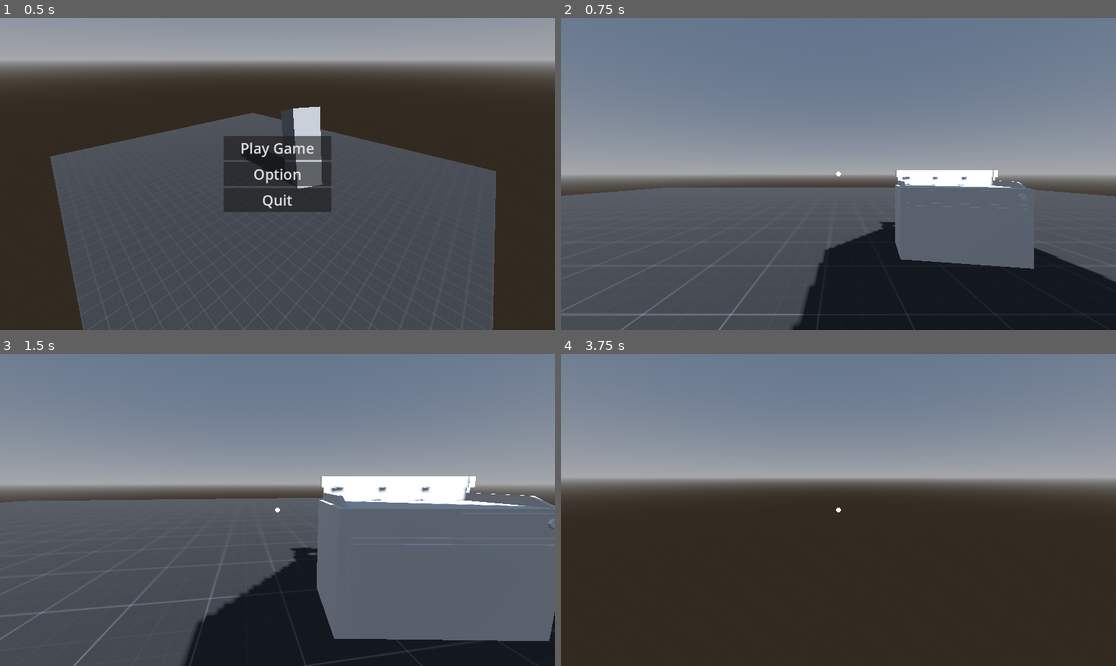
Above: before the commit, frames 1-4 (two rows, left to right).
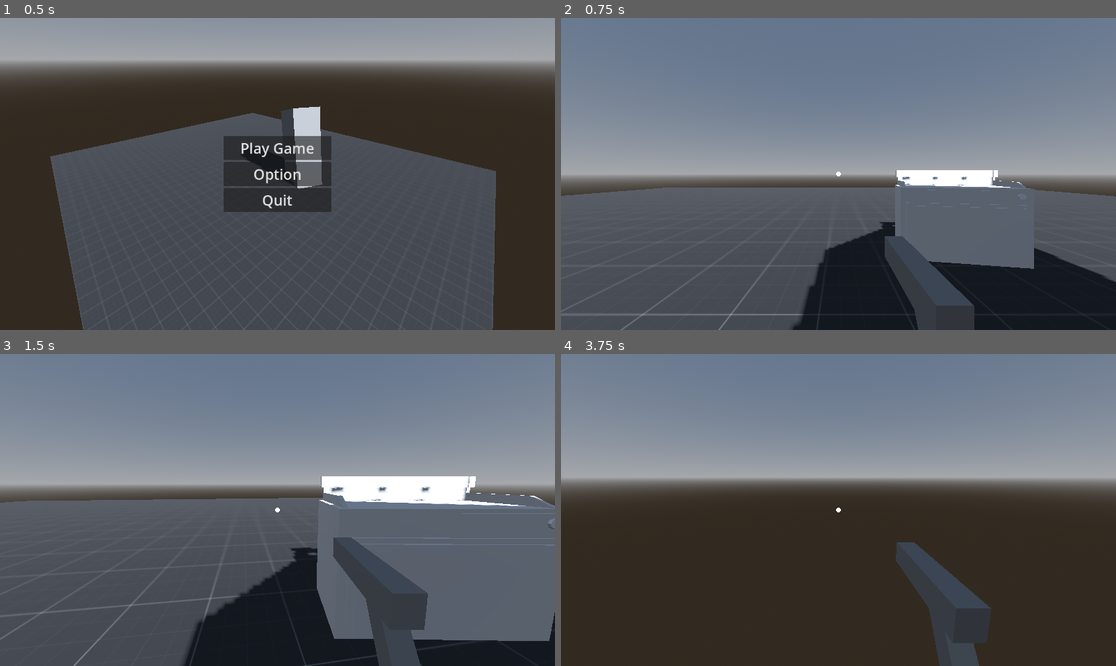
Above: after the commit, the same moments.

Repository: DoomFishy/Drive-Thru-Horror
Game: Godot game, scene res://scenes/mainMenu/Main_Menu.tscn
Two runs of this game, one before a commit and one after it. Both use one fixed random seed, a clock stepped at 60 frames per second and the inputs below.
Inputs (mouse positions are in pixels of both pictures, inside the frame that each line leads up to):
- Up to frame 1 (0.5 s): no input
- Up to frame 2 (0.75 s): click "Play Game" at 0.5 s
- Up to frame 3 (1.5 s): tap Enter at 1.25 s; move the mouse to (305, 510) at 1.27 s; hold W (up) from 1.28 s (still down); click (305, 510) at 1.35 s
- Up to frame 4 (3.75 s): keep holding W (up); tap Space (jump) at 1.52, 2.27 s; move the mouse to (810, 510) at 2.02 s; click (810, 510) at 2.1 s; move the mouse to (849, 503) at 2.77 s; click (849, 503) at 2.85 s; move the mouse to (832, 516) at 3.52 s; click (832, 516) at 3.6 s

Frame 1 is identical in both runs. In frame 2, 2.5% of the frame differs, in the area x 58-75%, y 69-100%; in frame 3, 3.5%, in the area x 59-78%, y 58-100%; in frame 4, 3.3%.

Commit message:
Basic gun and NPC implementation
This contains a gun and npc place holder.
Contains scripts for the enemy and gun.
Enemy gets removed after getting shot by the gun.

Diff:
--- a/project.godot
+++ b/project.godot
@@ -58,10 +58,18 @@
 "events": [Object(InputEventMouseButton,"resource_local_to_scene":false,"resource_name":"","device":-1,"window_id":0,"a …(253 unchanged characters)…
 ]
 }
+Fire={
+"deadzone": 0.2,
+"events": [Object(InputEventMouseButton,"resource_local_to_scene":false,"resource_name":"","device":-1,"window_id":0,"alt_pressed":false,"shift_pressed":false,"ctrl_pressed":false,"meta_pressed":false,"button_mask":0,"position":Vector2(0, 0),"global_position":Vector2(0, 0),"factor":1.0,"button_index":1,"canceled":false,"pressed":false,"double_click":false,"script":null)
+]
+}
 
 [layer_names]
 
+3d_render/layer_1="Enemy"
+3d_render/layer_2="Layer 2"
 3d_physics/layer_1="player"
 3d_physics/layer_2="environment"
 3d_physics/layer_3="items"
 3d_physics/layer_4="interactables"
+3d_physics/layer_5="Enemy"
--- /dev/null
+++ b/scenes/NCP/Scripts/EnemyBehaviour.gd
@@ -0,0 +1,13 @@
+extends Node
+
+var alive = true
+
+func hit():
+	alive = false
+	print("Enemy hit! Alive:", alive)
+
+	$MeshInstance3D.visible = false
+	$CollisionShape3D.disabled = true
+
+	await get_tree().create_timer(1.0).timeout
+	queue_free()
--- /dev/null
+++ b/scenes/NCP/Test_Dummy.tscn
@@ -0,0 +1,18 @@
+[gd_scene load_steps=4 format=3 uid="uid://d2d6wntghomxv"]
+
+[ext_resource type="Script" uid="uid://cmpjyv0wwq7ec" path="res://scenes/NCP/Scripts/EnemyBehaviour.gd" id="1_4w46t"]
+
+[sub_resource type="CapsuleShape3D" id="CapsuleShape3D_osmg8"]
+
+[sub_resource type="CapsuleMesh" id="CapsuleMesh_4w46t"]
+
+[node name="TestDummy" type="StaticBody3D"]
+collision_layer = 16
+collision_mask = 16
+script = ExtResource("1_4w46t")
+
+[node name="CollisionShape3D" type="CollisionShape3D" parent="."]
+shape = SubResource("CapsuleShape3D_osmg8")
+
+[node name="MeshInstance3D" type="MeshInstance3D" parent="."]
+mesh = SubResource("CapsuleMesh_4w46t")
--- a/scenes/levels/test_world.tscn
+++ b/scenes/levels/test_world.tscn
@@ -6,6 +6,7 @@
 [ext_resource type="PackedScene" uid="uid://d0ji4n4enn3k5" path="res://assets/models/commerical_flat_top.glb" id="4_eulud"]
 [ext_resource type="PackedScene" uid="uid://b4fdhp7mqwg3m" path="res://assets/models/CCTV_Camera.tscn" id="5_a8c4q"]
 [ext_resource type="PackedScene" uid="uid://dmwwxu20706p4" path="res://assets/models/Monitor.tscn" id="6_a8c4q"]
+[ext_resource type="PackedScene" uid="uid://d2d6wntghomxv" path="res://scenes/NCP/Test_Dummy.tscn" id="7_d4tmt"]
 
 [sub_resource type="ProceduralSkyMaterial" id="ProceduralSkyMaterial_8a5hx"]
 
@@ -80,3 +81,6 @@
 [node name="Sprite3D" type="Sprite3D" parent="CameraView2/Monitor"]
 transform = Transform3D(0.18, 0, 0, 0, 0.08, 0, 0, 0, 1, 0.011473656, 0.48194617, 0.017883062)
 texture = SubResource("ViewportTexture_a8c4q")
+
+[node name="TestDummy" parent="." instance=ExtResource("7_d4tmt")]
+transform = Transform3D(1, 0, 0, 0, 1, 0, 0, 0, 1, -8.216421, 0.74890184, -2.474411)
--- /dev/null
+++ b/scenes/player/Shotgun.tscn
@@ -0,0 +1,15 @@
+[gd_scene load_steps=3 format=3 uid="uid://cm8xk0xtcbgyx"]
+
+[sub_resource type="BoxMesh" id="BoxMesh_nwi4l"]
+
+[sub_resource type="BoxMesh" id="BoxMesh_361o0"]
+
+[node name="Shotgun" type="Node3D"]
+
+[node name="Barrel" type="MeshInstance3D" parent="."]
+transform = Transform3D(0.048224173, 0, 0, 0, 0.054005828, 0, 0, 0, 0.29105806, 0, 0, -0.09564307)
+mesh = SubResource("BoxMesh_nwi4l")
+
+[node name="Grip" type="MeshInstance3D" parent="."]
+transform = Transform3D(0.040467042, 0, 0, 0, 0.02691153, 0.10645092, 0, -0.035721887, 0.08019612, 0, -0.04957734, -0.19640744)
+mesh = SubResource("BoxMesh_361o0")
--- a/scenes/player/player.tscn
+++ b/scenes/player/player.tscn
@@ -1,8 +1,10 @@
-[gd_scene load_steps=7 format=3 uid="uid://dt0hn2cgtf5g1"]
+[gd_scene load_steps=9 format=3 uid="uid://dt0hn2cgtf5g1"]
 
 [ext_resource type="Script" uid="uid://d1x4u7h3ps15v" path="res://scenes/player/scripts/player.gd" id="1_dovo2"]
 [ext_resource type="Script" uid="uid://b41j15x3dwiqt" path="res://scenes/player/scripts/head.gd" id="2_dovo2"]
 [ext_resource type="Script" uid="uid://b81ipwmbcngqb" path="res://scenes/player/scripts/interact_controller.gd" id="3_gmlin"]
+[ext_resource type="Script" uid="uid://g0n3yac6oaq7" path="res://scenes/player/scripts/hitScan.gd" id="3_lvxji"]
+[ext_resource type="PackedScene" uid="uid://cm8xk0xtcbgyx" path="res://scenes/player/Shotgun.tscn" id="5_p47bc"]
 
 [sub_resource type="CylinderShape3D" id="CylinderShape3D_x7p2l"]
 
@@ -29,10 +31,12 @@
 camera = NodePath("Camera3D")
 
 [node name="Camera3D" type="Camera3D" parent="head"]
+script = ExtResource("3_lvxji")
 
 [node name="InteractRaycast" type="RayCast3D" parent="head/Camera3D"]
 target_position = Vector3(0, 0, -5)
 collision_mask = 14
+collide_with_areas = true
 
 [node name="ItemHolder" type="Node3D" parent="head"]
 transform = Transform3D(1, 0, 0, 0, 1, 0, 0, 0, 1, 0.42254293, -0.17254883, -0.55524206)
@@ -55,3 +59,6 @@
 [node name="MeshInstance2D" type="MeshInstance2D" parent="tempCrosshair"]
 scale = Vector2(10, 10)
 mesh = SubResource("SphereMesh_gmlin")
+
+[node name="Shotgun" parent="." instance=ExtResource("5_p47bc")]
+transform = Transform3D(-1, 0, -8.742278e-08, 0, 1, 0, 8.742278e-08, 0, -1, 0.16776335, 0.37884307, -0.4981586)
--- /dev/null
+++ b/scenes/player/scripts/hitScan.gd
@@ -0,0 +1,32 @@
+extends Camera3D
+
+var ray_Range = 2000
+
+func _input(event):
+	if event.is_action_pressed("Fire"):
+		Get_Camera_Collision()
+
+func Get_Camera_Collision():
+	var center = get_viewport().get_size()/2
+
+	var ray_Origin = project_ray_origin(center)
+	var ray_End = ray_Origin + project_ray_normal(center) * ray_Range
+
+	var query = PhysicsRayQueryParameters3D.create(ray_Origin, ray_End)
+	query.collide_with_areas = true
+	query.collide_with_bodies = true
+	query.collision_mask = 1 << 4
+
+	var aimRay = get_world_3d().direct_space_state.intersect_ray(query)
+
+	if aimRay:
+		var collider = aimRay["collider"]
+		print("Hit object:", collider.name, " Type:", collider.get_class(), " Script:", collider.get_script())
+
+		if collider and collider.has_method("hit"):
+			collider.hit()
+			print("Hit: ", collider.name)
+		else:
+			print("Hit object has no 'hit' method: ", collider)
+	else:
+		print("Nothing")
Not shown, added: scenes/NCP/Scripts/EnemyBehaviour.gd.uid
Not shown: 1 places in scenes/levels/test_world.tscn that only renumber resources
Not shown, added: scenes/player/scripts/hitScan.gd.uid
